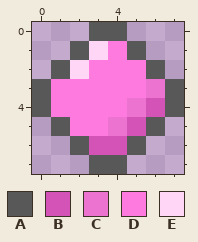
File history of a pixel-art sprite, MyFirstShoot/sprites/s_ene_shoot2/layers/33caf224-387f-445f-bf67-935573fe8213/1bb2bfb2-5bb0-46d3-b2e5-4f6d8275da96.png. The picture above is the old version.
The file is 8x8 pixels.
Palette (. is transparent): A #585858  B #d354b6  C #ec74d0  D #ff7ade  E #ffd6f5
And afterwards:
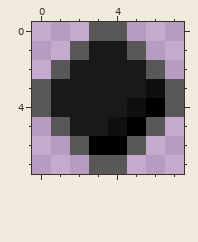
What changed:
{"colour":"B","old":"#d354b6","new":"#000000"}
{"colour":"C","old":"#ec74d0","new":"#0f0f0f"}
{"colour":"D","old":"#ff7ade","new":"#191919"}
{"y":1,"x":3,"old":"E","new":"D"}
{"y":2,"x":2,"old":"E","new":"D"}
{"label":"changed","picture_box":[51,41,165,155]}
